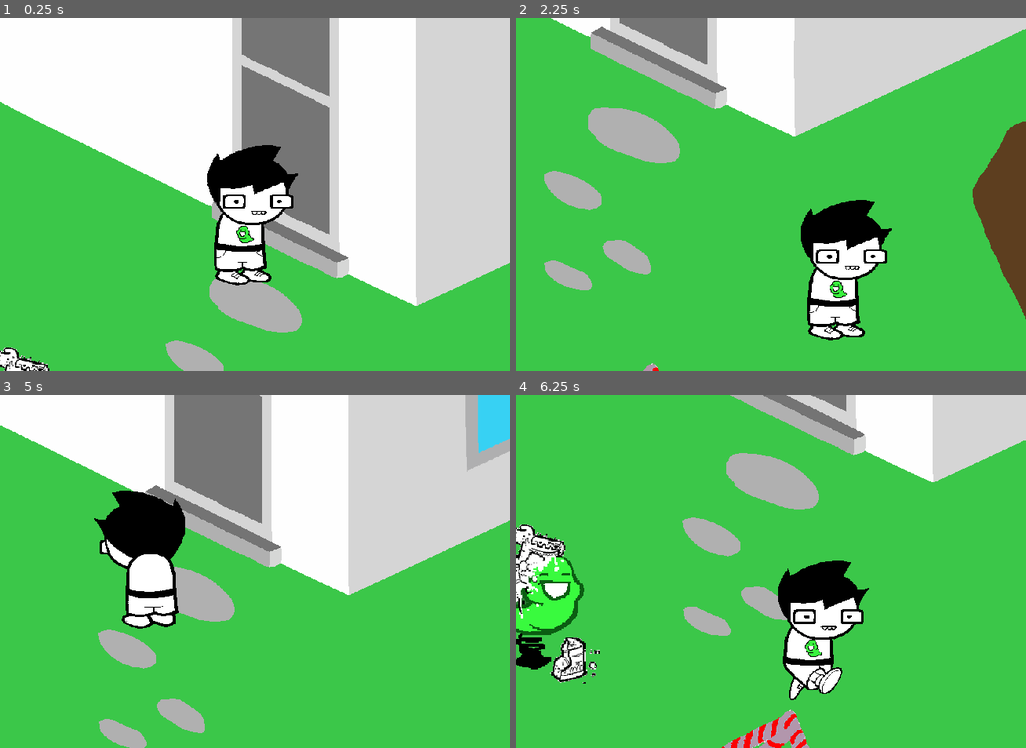
Above: before the commit, frames 1-4 (two rows, left to right).
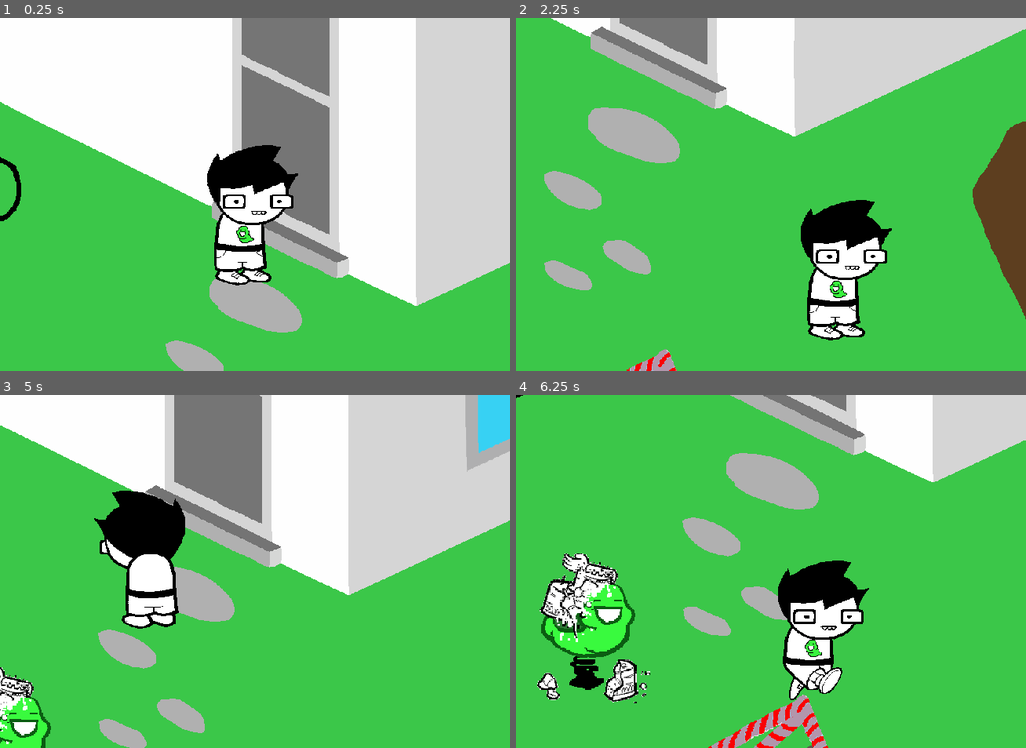
Above: after the commit, the same moments.

Repository: Sharkalien/Godot-YOU-THERE.-BOY.-Walkaround
Game: Godot game, scene res://Rooms/Backyard/Backyard.tscn
The game is run twice, just before and just after one commit, with the same random seed, the same clock (stepped at 60 frames per second) and the same inputs. This scene is started directly instead of the project's main scene.
Inputs (mouse positions are in pixels of both pictures, inside the frame that each line leads up to):
- Up to frame 1 (0.25 s): no input
- Up to frame 2 (2.25 s): tap Enter at 0.5 s; move the mouse to (760, 282) at 0.52 s; hold Right (ui_right) 0.53-1.28 s; click (760, 282) at 0.6 s; move the mouse to (669, 212) at 1.27 s; hold Down (ui_down) 1.28-2.03 s; click (669, 212) at 1.35 s; move the mouse to (822, 116) at 2.02 s; hold Right (ui_right) from 2.03 s (still down); click (822, 116) at 2.1 s
- Up to frame 3 (5 s): move the mouse to (229, 642) at 2.77 s; release Right (ui_right) at 2.78 s; hold Up (ui_up) 2.78-3.53 s; click (229, 642) at 2.85 s; move the mouse to (408, 624) at 3.52 s; hold Left (ui_left) from 3.53 s (still down); click (408, 624) at 3.6 s; move the mouse to (102, 518) at 4.27 s; click (102, 518) at 4.35 s
- Up to frame 4 (6.25 s): move the mouse to (796, 571) at 5.02 s; release Left (ui_left) at 5.03 s; hold Down (ui_down) 5.03-5.78 s; click (796, 571) at 5.1 s; move the mouse to (694, 483) at 5.77 s; hold Right (ui_right) from 5.78 s (still down); click (694, 483) at 5.85 s

The runs differ from the first frame. In frame 1, 0.6% of the frame differs, in the area x 0-10%, y 39-100%; in frame 2, 0.3%; in frame 3, 1.6%; in frame 4, 9.3%, in the area x 0-62%, y 0-100%.

Commit message:
Add some more room scenes and junk

Diff:
--- a/Project/Rooms/Backyard/Backyard.tscn
+++ b/Project/Rooms/Backyard/Backyard.tscn
@@ -7,6 +7,28 @@
 [ext_resource path="res://Rooms/Backyard/backyardSwing.png" type="Texture" id=5]
 [ext_resource path="res://Player/Player.tscn" type="PackedScene" id=6]
 [ext_resource path="res://Scripts/Room.gd" type="Script" id=7]
+[ext_resource path="res://Rooms/refs/backYardref.png" type="Texture" id=8]
+[ext_resource path="res://Rooms/Backyard/Rockwell-ExtraBold.otf" type="DynamicFontData" id=9]
+[ext_resource path="res://Rooms/Backyard/backyardCables.png" type="Texture" id=10]
+[ext_resource path="res://Rooms/Backyard/backyardGauge.png" type="Texture" id=11]
+
+[sub_resource type="DynamicFont" id=2]
+size = 22
+extra_spacing_char = -1
+extra_spacing_space = -3
+font_data = ExtResource( 9 )
+
+[sub_resource type="DynamicFont" id=3]
+size = 35
+extra_spacing_char = -1
+extra_spacing_space = -6
+font_data = ExtResource( 9 )
+
+[sub_resource type="DynamicFont" id=1]
+size = 35
+extra_spacing_char = -1
+extra_spacing_space = -3
+font_data = ExtResource( 9 )
 
 [node name="Backyard" type="Node2D"]
 script = ExtResource( 7 )
@@ -24,8 +46,79 @@
 texture = ExtResource( 1 )
 
 [node name="PumpkinGraffiti" type="Sprite" parent="YSort/Yard/Sprite"]
-position = Vector2( -1474, 27 )
+position = Vector2( -1452, 59 )
 texture = ExtResource( 3 )
+
+[node name="TricksterHint" type="RichTextLabel" parent="YSort/Yard/Sprite"]
+anchor_left = 0.873
+anchor_top = 0.567
+anchor_right = 0.873
+anchor_bottom = 0.567
+margin_left = -2273.23
+margin_top = -1953.39
+margin_right = -2075.23
+margin_bottom = -1925.39
+rect_rotation = 89.9999
+custom_fonts/normal_font = SubResource( 2 )
+custom_colors/default_color = Color( 0.360784, 0.235294, 0.0745098, 1 )
+text = "Shift+T"
+fit_content_height = true
+__meta__ = {
+"_edit_use_anchors_": false
+}
+
+[node name="MorseCode" type="RichTextLabel" parent="YSort/Yard/Sprite"]
+anchor_left = 0.873
+anchor_top = 0.567
+anchor_right = 0.873
+anchor_bottom = 0.567
+margin_left = -6045.23
+margin_top = -2231.39
+margin_right = -5506.23
+margin_bottom = -2188.39
+rect_rotation = 14.694
+custom_fonts/normal_font = SubResource( 3 )
+custom_colors/default_color = Color( 0, 0, 0, 1 )
+text = "----- ..--- ....- ----. .---- ...--"
+fit_content_height = true
+__meta__ = {
+"_edit_use_anchors_": false
+}
+
+[node name="notSAFE" type="RichTextLabel" parent="YSort/Yard/Sprite"]
+anchor_left = 0.873
+anchor_top = 0.567
+anchor_right = 0.873
+anchor_bottom = 0.567
+margin_left = -4219.23
+margin_top = -4188.39
+margin_right = -3752.23
+margin_bottom = -4145.39
+custom_fonts/normal_font = SubResource( 1 )
+custom_colors/default_color = Color( 1, 1, 1, 1 )
+text = "this is not SAFE"
+fit_content_height = true
+__meta__ = {
+"_edit_use_anchors_": false
+}
+
+[node name="notHere" type="RichTextLabel" parent="YSort/Yard/Sprite"]
+anchor_left = 0.873
+anchor_top = 0.567
+anchor_right = 0.873
+anchor_bottom = 0.567
+margin_left = -2203.23
+margin_top = -4068.39
+margin_right = -1736.23
+margin_bottom = -4025.39
+rect_rotation = 180.779
+custom_fonts/normal_font = SubResource( 1 )
+custom_colors/default_color = Color( 1, 1, 1, 1 )
+text = "Gankra Was Not Here"
+fit_content_height = true
+__meta__ = {
+"_edit_use_anchors_": false
+}
 
 [node name="CollisionPolygon2D" type="CollisionPolygon2D" parent="YSort/Yard"]
 polygon = PoolVector2Array( 354, 2670, 356, 2697, 399, 2799, 443, 2889, 533, 2943, 682, 2919, 734, 2895, 965, 2898, 107 …(1507 unchanged characters)…
@@ -34,7 +127,8 @@
 polygon = PoolVector2Array( -607, 2254, -255, 2429, -255, 2447, -57, 2543, -38, 2536, 68, 2586, 73, 2586, 1334, 2000, 1 …(254 unchanged characters)…
 
 [node name="Tree" type="StaticBody2D" parent="YSort"]
-position = Vector2( 1659, 857 )
+position = Vector2( 1696, 851 )
+scale = Vector2( 0.94, 0.94 )
 __meta__ = {
 "_edit_group_": true
 }
@@ -48,7 +142,8 @@
 polygon = PoolVector2Array( 113, 12, 138, 36, 151, 43, 156, 43, 183, 55, 182, 57, 164, 57, 146, 54, 137, 55, 123, 52, 1 …(478 unchanged characters)…
 
 [node name="Pogo" type="StaticBody2D" parent="YSort"]
-position = Vector2( -31, 687 )
+position = Vector2( 55, 721 )
+scale = Vector2( 0.94, 0.94 )
 __meta__ = {
 "_edit_group_": true
 }
@@ -61,7 +156,8 @@
 polygon = PoolVector2Array( -86, 6, -64, 29, 44, 35, 84, 37, 102, 22, 108, -18, -48, -17 )
 
 [node name="Swing" type="StaticBody2D" parent="YSort"]
-position = Vector2( 335, 1010 )
+position = Vector2( 358, 972 )
+scale = Vector2( 0.94, 0.94 )
 __meta__ = {
 "_edit_group_": true
 }
@@ -69,6 +165,26 @@
 [node name="Sprite" type="Sprite" parent="YSort/Swing"]
 position = Vector2( 0, 143 )
 texture = ExtResource( 5 )
+
+[node name="CollisionPolygon2D" type="CollisionPolygon2D" parent="YSort/Swing"]
+polygon = PoolVector2Array( -392, -9, -396, -5, -396, 2, -393, 7, -372, 6, -202, 3, -137, 39, -149, 60, -149, 72, -140, 85, -125, 97, -96, 107, -74, 111, -56, 111, -44, 103, -44, 92, -50, 84, 22, 151, 77, 192, -228, 399, -234, 408, -224, 418, -57, 532, 207, 140, 241, 131, 287, 167, 301, 173, 342, 171, 366, 162, 391, 140, 397, 128, 396, 120, 390, 114, 391, 104, 386, 91, 376, 85, 316, 86, 298, 90, 290, 95, 270, 96, 249, 115, 228, 112, 206, 115, 195, 117, 141, -18 )
+
+[node name="Powergauge" type="StaticBody2D" parent="YSort"]
+position = Vector2( -152, -174 )
+__meta__ = {
+"_edit_group_": true
+}
+
+[node name="gauge" type="Sprite" parent="YSort/Powergauge"]
+position = Vector2( 0, 96 )
+texture = ExtResource( 11 )
+
+[node name="cables" type="Sprite" parent="YSort/Powergauge/gauge"]
+position = Vector2( 14, 231 )
+texture = ExtResource( 10 )
+
+[node name="CollisionPolygon2D" type="CollisionPolygon2D" parent="YSort/Powergauge"]
+polygon = PoolVector2Array( 70, 561, 303, 353, 73, -109, -158, -26, -116, 443 )
 
 [node name="Player" parent="YSort" instance=ExtResource( 6 )]
 position = Vector2( 332, 367 )
@@ -89,3 +205,14 @@
 drag_margin_h_enabled = true
 drag_margin_v_enabled = true
 smoothing_enabled = true
+
+[node name="backYardref" type="Sprite" parent="."]
+visible = false
+modulate = Color( 1, 1, 1, 0.584314 )
+position = Vector2( -1751, -2183 )
+scale = Vector2( 1.25, 1.25 )
+texture = ExtResource( 8 )
+centered = false
+__meta__ = {
+"_edit_lock_": true
+}
--- a/Project/Rooms/Bathroom/Bathroom.tscn
+++ b/Project/Rooms/Bathroom/Bathroom.tscn
@@ -1,8 +1,10 @@
-[gd_scene load_steps=4 format=2]
+[gd_scene load_steps=6 format=2]
 
 [ext_resource path="res://Rooms/Bathroom/bathRoom.png" type="Texture" id=1]
-[ext_resource path="res://Rooms/Bathroom/bathPath.png" type="Texture" id=2]
+[ext_resource path="res://UI/arrow.png" type="Texture" id=2]
 [ext_resource path="res://Rooms/Bathroom/bathTub.png" type="Texture" id=3]
+[ext_resource path="res://Rooms/Bathroom/bathRug.png" type="Texture" id=4]
+[ext_resource path="res://Rooms/Bathroom/bathToilet.png" type="Texture" id=5]
 
 [node name="Bathroom" type="Node2D"]
 
@@ -10,16 +12,23 @@
 
 [node name="Room" type="StaticBody2D" parent="YSort"]
 position = Vector2( -248, -332 )
+__meta__ = {
+"_edit_group_": true
+}
 
-[node name="Sprite" type="Sprite" parent="YSort/Room"]
+[node name="RoomSprite" type="Sprite" parent="YSort/Room"]
 texture = ExtResource( 1 )
 centered = false
 
 [node name="CollisionPolygon2D" type="CollisionPolygon2D" parent="YSort/Room"]
 polygon = PoolVector2Array( 44, 594, 524, 814, 854, 650, 615, 546, 495, 585, 139, 595, 190, 440, 397, 336, 740, 425, 1090, 550, 971, 872, 160, 921, -63, 590 )
 
+[node name="ClownRug" type="Sprite" parent="YSort/Room"]
+position = Vector2( 508, 604 )
+texture = ExtResource( 4 )
+
 [node name="Bathtub" type="StaticBody2D" parent="YSort"]
-position = Vector2( 82, 360 )
+position = Vector2( 62, 349 )
 __meta__ = {
 "_edit_group_": true
 }
@@ -28,6 +37,23 @@
 position = Vector2( 0, -96 )
 texture = ExtResource( 3 )
 
-[node name="bathPath" type="Sprite" parent="YSort"]
-position = Vector2( 255, 348 )
+[node name="CollisionPolygon2D" type="CollisionPolygon2D" parent="YSort/Bathtub"]
+polygon = PoolVector2Array( 93, 75, 147, 67, 210, 49, 244, 3, 244, -23, 218, -65, 183, -97, -98, -208, -243, -87 )
+
+[node name="Toilet" type="StaticBody2D" parent="YSort"]
+position = Vector2( 240, 133 )
+__meta__ = {
+"_edit_group_": true
+}
+
+[node name="Sprite" type="Sprite" parent="YSort/Toilet"]
+position = Vector2( 0, -92 )
+texture = ExtResource( 5 )
+
+[node name="CollisionPolygon2D" type="CollisionPolygon2D" parent="YSort/Toilet"]
+visible = false
+polygon = PoolVector2Array( 97, 90, 132, 64, 125, 7, -95, -36, -126, 20, -33, 103 )
+
+[node name="Arrow" type="Sprite" parent="."]
+position = Vector2( 537, 449 )
 texture = ExtResource( 2 )
--- a/Project/Rooms/Hallway/Hallway.tscn
+++ b/Project/Rooms/Hallway/Hallway.tscn
@@ -1,15 +1,25 @@
-[gd_scene load_steps=2 format=2]
+[gd_scene load_steps=4 format=2]
 
 [ext_resource path="res://Rooms/Hallway/hallwayRoom.png" type="Texture" id=1]
+[ext_resource path="res://UI/arrow.png" type="Texture" id=2]
+[ext_resource path="res://Rooms/Hallway/hallwayPoster.png" type="Texture" id=3]
 
 [node name="Hallway" type="Node2D"]
 
 [node name="Hall" type="StaticBody2D" parent="."]
 
-[node name="Sprite" type="Sprite" parent="Hall"]
+[node name="HallSprite" type="Sprite" parent="Hall"]
 position = Vector2( 0, -456 )
 texture = ExtResource( 1 )
 centered = false
 
 [node name="CollisionPolygon2D" type="CollisionPolygon2D" parent="Hall"]
 polygon = PoolVector2Array( 53, 402, 608, 403, 745, 521, -135, 526, -109, -514, 721, -516, 757, 515, 608, 403, 432, 86, 229, 85 )
+
+[node name="Anderson" type="Sprite" parent="Hall"]
+position = Vector2( 330, -99 )
+texture = ExtResource( 3 )
+
+[node name="Arrow" type="Sprite" parent="."]
+position = Vector2( 321, 359 )
+texture = ExtResource( 2 )
--- /dev/null
+++ b/Project/Rooms/Kitchen/Kitchen.tscn
@@ -0,0 +1,134 @@
+[gd_scene load_steps=9 format=2]
+
+[ext_resource path="res://Rooms/Kitchen/kitchRoom.png" type="Texture" id=1]
+[ext_resource path="res://Rooms/Kitchen/kitchCounter.png" type="Texture" id=2]
+[ext_resource path="res://Rooms/Kitchen/kitchCabinets.png" type="Texture" id=3]
+[ext_resource path="res://Rooms/Kitchen/kitchHutch.png" type="Texture" id=4]
+[ext_resource path="res://Rooms/Kitchen/kitchFridge.png" type="Texture" id=5]
+[ext_resource path="res://Rooms/Kitchen/kitchTable.png" type="Texture" id=6]
+[ext_resource path="res://Rooms/Kitchen/kitchBowl.png" type="Texture" id=7]
+[ext_resource path="res://Player/Player.tscn" type="PackedScene" id=8]
+
+[node name="Kitchen" type="Node2D"]
+
+[node name="Background" type="ColorRect" parent="."]
+margin_left = -784.0
+margin_top = -636.0
+margin_right = 975.0
+margin_bottom = 585.0
+__meta__ = {
+"_edit_use_anchors_": false
+}
+
+[node name="YSort" type="YSort" parent="."]
+
+[node name="Room" type="StaticBody2D" parent="YSort"]
+position = Vector2( 19, -521 )
+__meta__ = {
+"_edit_group_": true,
+"_edit_lock_": true
+}
+
+[node name="Sprite" type="Sprite" parent="YSort/Room"]
+position = Vector2( 63, 534 )
+texture = ExtResource( 1 )
+__meta__ = {
+"_edit_lock_": true
+}
+
+[node name="CollisionPolygon2D" type="CollisionPolygon2D" parent="YSort/Room"]
+polygon = PoolVector2Array( 86, 1003, -259, 1018, -880, 1031, -895, 154, 13, -127, 1081, 156, 951, 877, 86, 1003, 289, 906, 750, 664, 350, 514, 3, 401, -635, 673 )
+__meta__ = {
+"_edit_lock_": true
+}
+
+[node name="Fridge" type="StaticBody2D" parent="YSort"]
+position = Vector2( -63, -340 )
+__meta__ = {
+"_edit_group_": true
+}
+
+[node name="Sprite" type="Sprite" parent="YSort/Fridge"]
+position = Vector2( 0, 144 )
+texture = ExtResource( 5 )
+
+[node name="CollisionPolygon2D" type="CollisionPolygon2D" parent="YSort/Fridge"]
+polygon = PoolVector2Array( -123, 300, -15, 347, 123, 282, -1, 241 )
+
+[node name="Bowl" type="StaticBody2D" parent="YSort"]
+position = Vector2( -25, 19 )
+__meta__ = {
+"_edit_group_": true
+}
+
+[node name="Sprite" type="Sprite" parent="YSort/Bowl"]
+position = Vector2( 0, 2 )
+texture = ExtResource( 7 )
+
+[node name="CollisionPolygon2D" type="CollisionPolygon2D" parent="YSort/Bowl"]
+position = Vector2( 0, -8 )
+polygon = PoolVector2Array( 6, 14, -2, 26, -17, 36, -26, 39, -43, 39, -56, 32, -66, 24, -69.1412, 16.6705, -68, 11, -63, 4, -52, -2, -37, -4, -17, -3, -7, 2, 3, 5 )
+
+[node name="Hutch" type="StaticBody2D" parent="YSort"]
+position = Vector2( 585, 67 )
+__meta__ = {
+"_edit_group_": true
+}
+
+[node name="Sprite" type="Sprite" parent="YSort/Hutch"]
+position = Vector2( 0, -147 )
+texture = ExtResource( 4 )
+
+[node name="CollisionPolygon2D" type="CollisionPolygon2D" parent="YSort/Hutch"]
+position = Vector2( 0, -3 )
+polygon = PoolVector2Array( 96, 123, 158, 89, -90, -29, -142, 4 )
+
+[node name="Cabinets" type="Sprite" parent="YSort"]
+position = Vector2( -373, -244 )
+texture = ExtResource( 3 )
+
+[node name="Counter" type="StaticBody2D" parent="YSort"]
+position = Vector2( -368, 7 )
+__meta__ = {
+"_edit_group_": true
+}
+
+[node name="Sprite" type="Sprite" parent="YSort/Counter"]
+position = Vector2( 0, 40 )
+texture = ExtResource( 2 )
+
+[node name="CollisionPolygon2D" type="CollisionPolygon2D" parent="YSort/Counter"]
+position = Vector2( 0, 40 )
+polygon = PoolVector2Array( 245, -48, 43.573, 45.5498, 12, 91, -24, 76, 131, 162, 13, 216, -246, 103, 139, -94 )
+
+[node name="Table" type="StaticBody2D" parent="YSort"]
+position = Vector2( -151, 452 )
+__meta__ = {
+"_edit_group_": true
+}
+
+[node name="Sprite" type="Sprite" parent="YSort/Table"]
+position = Vector2( 0, -228 )
+texture = ExtResource( 6 )
+
+[node name="CollisionPolygon2D" type="CollisionPolygon2D" parent="YSort/Table"]
+polygon = PoolVector2Array( 216, 8, 308, 1, 320, -39, 319, -57, 299, -79, 264, -92, 202, -109, 189, -133, -85, -245, -192, -187 )
+
+[node name="Player" parent="YSort" instance=ExtResource( 8 )]
+position = Vector2( 348, 310 )
+
+[node name="RemoteTransform2D" type="RemoteTransform2D" parent="YSort/Player"]
+position = Vector2( -12, -94 )
+remote_path = NodePath("../../../Camera2D")
+
+[node name="Camera2D" type="Camera2D" parent="."]
+position = Vector2( 336, 216 )
+current = true
+limit_left = -650
+limit_top = -520
+limit_right = 821
+limit_bottom = 545
+limit_smoothed = true
+drag_margin_h_enabled = true
+drag_margin_v_enabled = true
+smoothing_enabled = true
--- /dev/null
+++ b/Project/Rooms/Study/Study.tscn
@@ -0,0 +1,73 @@
+[gd_scene load_steps=6 format=2]
+
+[ext_resource path="res://Rooms/Study/studyRoom.png" type="Texture" id=1]
+[ext_resource path="res://Rooms/Study/studySafe.png" type="Texture" id=2]
+[ext_resource path="res://Rooms/Study/studyDesk.png" type="Texture" id=3]
+[ext_resource path="res://Rooms/refs/dadStudyref.png" type="Texture" id=4]
+[ext_resource path="res://Rooms/Study/studyPiano.png" type="Texture" id=5]
+
+[node name="Study" type="Node2D"]
+
+[node name="YSort" type="YSort" parent="."]
+
+[node name="Room" type="StaticBody2D" parent="YSort"]
+position = Vector2( 304, -312 )
+__meta__ = {
+"_edit_group_": true
+}
+
+[node name="Sprite" type="Sprite" parent="YSort/Room"]
+position = Vector2( 0, 528 )
+texture = ExtResource( 1 )
+
+[node name="CollisionPolygon2D" type="CollisionPolygon2D" parent="YSort/Room"]
+visible = false
+polygon = PoolVector2Array( -537, 793, -476, 764, 23, 997, 282, 871, 685, 659, 316, 516, -58, 395, -385, 529, -698, 667, -656, 688, -705, 713, -540, 790, -546, 863, -842, 763, -790, 109, -38, -71, 827, 148, 791, 904, 75, 1108, -540, 864 )
+
+[node name="Desk" type="StaticBody2D" parent="YSort"]
+position = Vector2( 233, 670 )
+__meta__ = {
+"_edit_group_": true
+}
+
+[node name="Sprite" type="Sprite" parent="YSort/Desk"]
+position = Vector2( 0, -264 )
+texture = ExtResource( 3 )
+
+[node name="CollisionPolygon2D" type="CollisionPolygon2D" parent="YSort/Desk"]
+polygon = PoolVector2Array( -233, -161, 53, -32, 177, -23, 212, -61, 209, -109, 87.5271, -152.625, 87, -188, 13, -216, -41.8058, -199.073, -114, -225 )
+
+[node name="Safe" type="StaticBody2D" parent="YSort"]
+position = Vector2( 654, 366 )
+__meta__ = {
+"_edit_group_": true
+}
+
+[node name="Sprite" type="Sprite" parent="YSort/Safe"]
+position = Vector2( 144, -152 )
+texture = ExtResource( 2 )
+
+[node name="CollisionPolygon2D" type="CollisionPolygon2D" parent="YSort/Safe"]
+polygon = PoolVector2Array( 122, 58, 0, 3, 161, -72, 286, -21 )
+
+[node name="Piano" type="StaticBody2D" parent="YSort"]
+position = Vector2( 190, -82 )
+__meta__ = {
+"_edit_group_": true
+}
+
+[node name="Sprite" type="Sprite" parent="YSort/Piano"]
+position = Vector2( 0, 80 )
+texture = ExtResource( 5 )
+
+[node name="CollisionPolygon2D" type="CollisionPolygon2D" parent="YSort/Piano"]
+polygon = PoolVector2Array( -168, 256, -64, 294, 144, 201, 49, 169 )
+
+[node name="dadStudyref" type="Sprite" parent="."]
+visible = false
+modulate = Color( 1, 1, 1, 0.498039 )
+position = Vector2( 303, 215 )
+texture = ExtResource( 4 )
+__meta__ = {
+"_edit_lock_": true
+}
Not shown: 1 places in Project/Rooms/Backyard/Backyard.tscn that only renumber resources
Binary file added: Project/Rooms/Backyard/Rockwell-ExtraBold.otf
